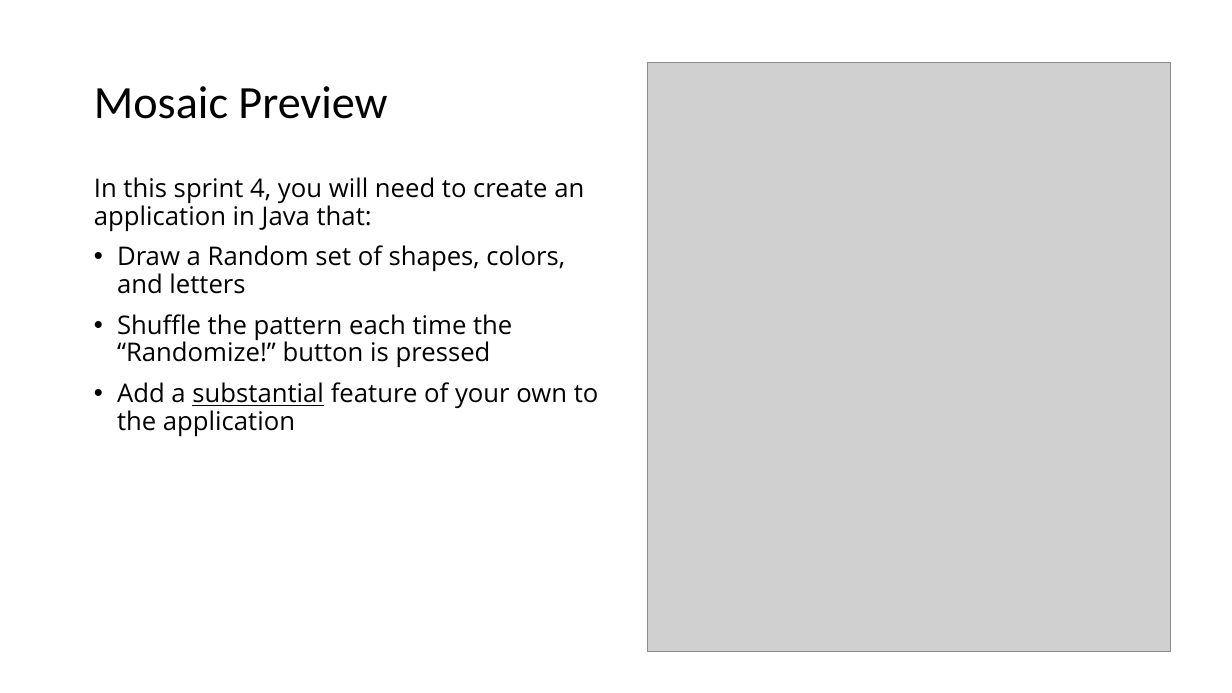
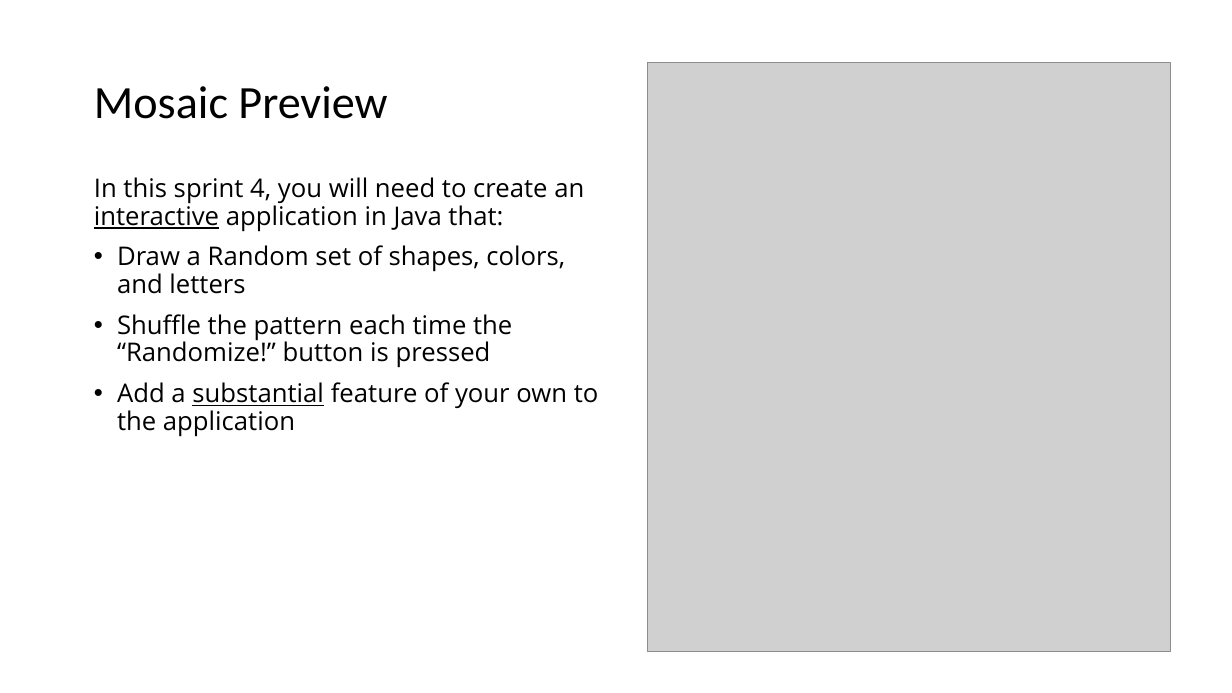
Before and after one commit to jamesbaptiste1/cpsc-24500-2019-01-spring-lt1, a slide deck: slide 6 of lecture-presentations/2019-01-30.pptx. Drawn at 1232x693 pixels with LibreOffice and Linux fonts; fonts in the diff are those of the drawing; grey boxes stand for pictures. Boxes give left, top, right and bottom in pixels: in the first picture for what was removed or moved away, otherwise in the second. Text is boxed around its words. In the diff, an @@ line names an element or a change of style, - is before the commit and + after.

```diff
--- a/lecture-presentations/2019-01-30.pptx
+++ b/lecture-presentations/2019-01-30.pptx
@@ text at (94, 177, 584, 232): text changed @@
-In this sprint 4, you will need to create an application in Java that:
+In this sprint 4, you will need to create an interactive application in Java that:
```
Also in this commit, not shown: 2 other slides changed, 2 slides added, 3 slides removed, 2 other files.
